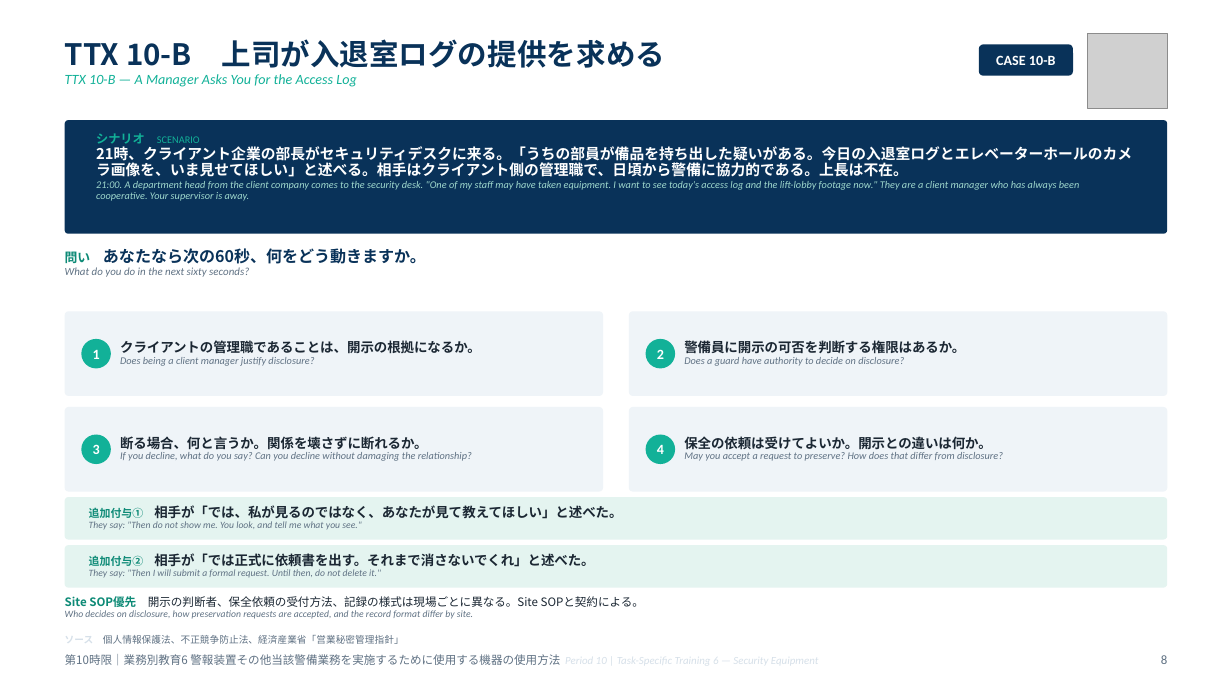
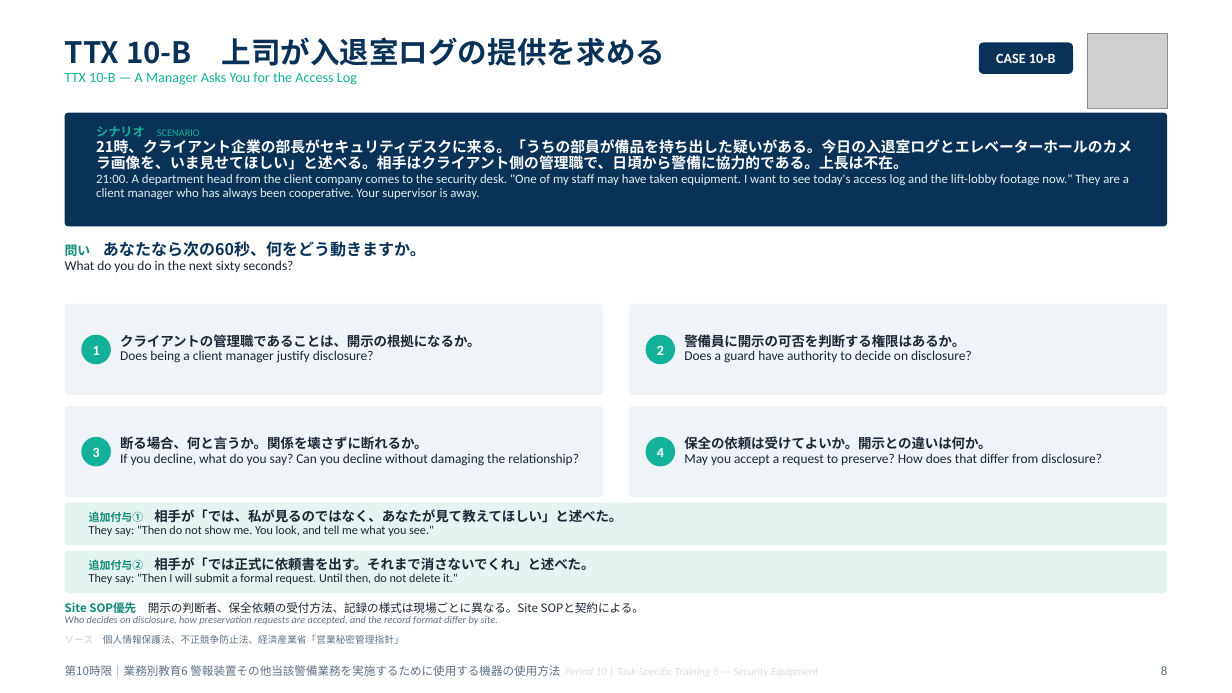
Before and after one commit to hrsmhiroshi-cpu/Training-, a slide deck: slide 8 of decks/06_10限_機器と総括.pptx. Drawn at 1232x693 pixels with LibreOffice and Linux fonts; fonts in the diff are those of the drawing; grey boxes stand for pictures. Boxes give left, top, right and bottom in pixels: in the first picture for what was removed or moved away, otherwise in the second. Text is boxed around its words. In the diff, an @@ line names an element or a change of style, - is before the commit and + after.

```diff
--- a/decks/06_10限_機器と総括.pptx
+++ b/decks/06_10限_機器と総括.pptx
@@ text at [65,72,357,85]: italic off in "TTX 10-B — A Manager Asks You ..." @@
@@ 3 texts, 2 ellipses, 1 rounded rectangle: place and size @@
-3 texts, 2 ellipses, 1 rounded rectangle at [65,120,1167,369]
+3 texts, 2 ellipses, 1 rounded rectangle at [65,113,1167,364]
@@ text at [96,174,1129,199]: size 8 to 10 pt, text colour #9FD8CD to #DCEFEB, italic off in "21:00. A department head from the client ..." @@
@@ text at [65,260,293,272]: size 8.5 to 10.5 pt, text colour #5F7183 to #1B2733, italic off in "What do you do in the next ..." @@
@@ text "問い あなたなら次の60秒、何をどう動きますか。": place and size @@
-text "問い あなたなら次の60秒、何をどう動きますか。" at [65,248,426,277]
+text "問い あなたなら次の60秒、何をどう動きますか。" at [65,241,426,272]
@@ rounded rectangle: place and size @@
-rounded rectangle at [65,311,604,396]
+rounded rectangle at [65,304,604,395]
@@ proportions changed in 4 elements at [65,406,604,496], [629,406,1168,496], [65,304,604,395], [629,304,1168,395] @@
@@ rounded rectangle: place and size @@
-rounded rectangle at [629,311,1168,396]
+rounded rectangle at [629,304,1168,395]
@@ text at [120,350,374,363]: size 8 to 10.5 pt, text colour #5F7183 to #1B2733, italic off in "Does being a client manager justify disclosure?" @@
@@ text at [684,350,972,363]: size 8 to 10.5 pt, text colour #5F7183 to #1B2733, italic off in "Does a guard have authority to decide ..." @@
@@ text at [120,453,579,466]: size 8 to 10.5 pt, text colour #5F7183 to #1B2733, italic off in "If you decline, what do you say? ..." @@
@@ text at [684,453,1102,465]: size 8 to 10.5 pt, text colour #5F7183 to #1B2733, italic off in "May you accept a request to preserve? ..." @@
@@ rounded rectangle: place and size @@
-rounded rectangle at [65,497,1167,540]
+rounded rectangle at [65,503,1167,545]
@@ text at [89,525,434,536]: size 7.5 to 9.5 pt, text colour #5F7183 to #1B2733, italic off in "They say: "Then do not show me. ..." @@
@@ rounded rectangle: place and size @@
-rounded rectangle at [65,545,1167,588]
+rounded rectangle at [65,551,1167,593]
@@ text at [89,573,458,584]: size 7.5 to 9.5 pt, text colour #5F7183 to #1B2733, italic off in "They say: "Then I will submit a ..." @@
@@ text at [65,616,498,625]: size 7.5 to 8 pt in "Who decides on disclosure, how preservation requests ..." @@
@@ text "第10時限｜業務別教育6 警報装置その他当該警備業務を実施するために使用する機器の使用方法 Period 10 | ...": place and size @@
-text "第10時限｜業務別教育6 警報装置その他当該警備業務を実施するために使用する機器の使用方法 Period 10 | ..." at [65,654,560,665]
+text "第10時限｜業務別教育6 警報装置その他当該警備業務を実施するために使用する機器の使用方法 Period 10 | ..." at [65,665,560,676]
@@ text "8": place and size @@
-text "8" at [1161,655,1167,664]
+text "8" at [1161,666,1167,675]
```
Also in this commit, not shown: 14 other slides changed, 7 other files.
